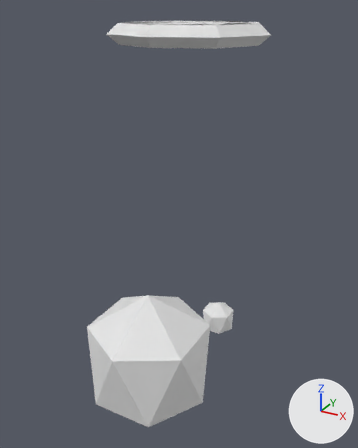
One commit to the OBJ model assets/meshes/GumballGolem/GumballGolem_EC2448_ArmL.obj: the scene before it, then after it.
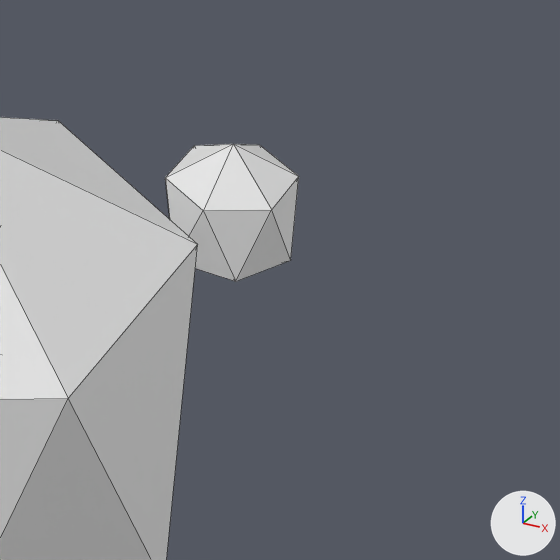
Each version is shown whole from a 50 mm camera at (4.7, -8.39, 4.76) aimed at (-0.03, 0.21, 0.46), then close up on the part from 46% to 82% of the width and 60% to 89% of the height. The axes (+X, +Y, +Z) are drawn at lower right. The lights are the same throughout. The first two pictures are the older version. The close-ups show mesh edges as thin lines. Where no turn or scale is listed for an object, it has been applied to the vertices. Vertices at exactly the same position are counted once.

The first close-up shows 'GumballGolem_EC2448_ArmL'.
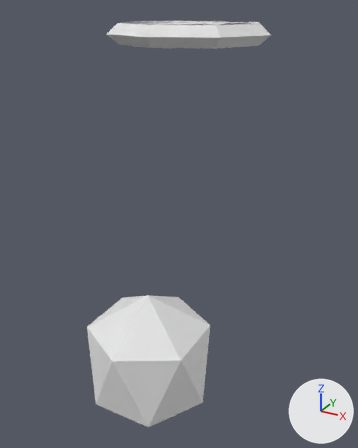
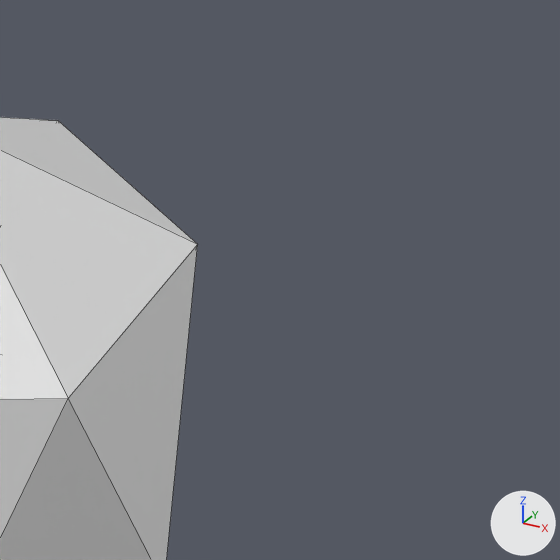
The newer file is also turned or shifted as a whole; pictures and numbers use the older file's frame.

Where the change shows, as pixel boxes [x1, y1, x2, y2] in the close-ups (560 x 560 px):
'GumballGolem_EC2448_ArmL', reshaped: before [0, 117, 299, 560]; after [0, 117, 197, 560]
part 1 of me_gumballgolem_ec2448_arml, deleted: before [165, 144, 299, 281]

What the commit changed:
me_gumballgolem_ec2448_arml is used by ob_gumballgolem_ec2448_arml; location (0.0, 0.0, 0.0).
me_gumballgolem_ec2448_arml had 68 vertices, 106 faces and spanned x -1.97..1.97, y -1.88..1.88, z -4.51..4.51.
me_gumballgolem_ec2448_arml now has 54 vertices, 82 faces and spans x -1.97..1.97, y -1.88..1.12, z -4.51..4.51.
me_gumballgolem_ec2448_arml part 1: the loose piece of 14 vertices spanning x 0.02..0.8, y 1.1..1.88, z -3.01..-2.11 is deleted.
